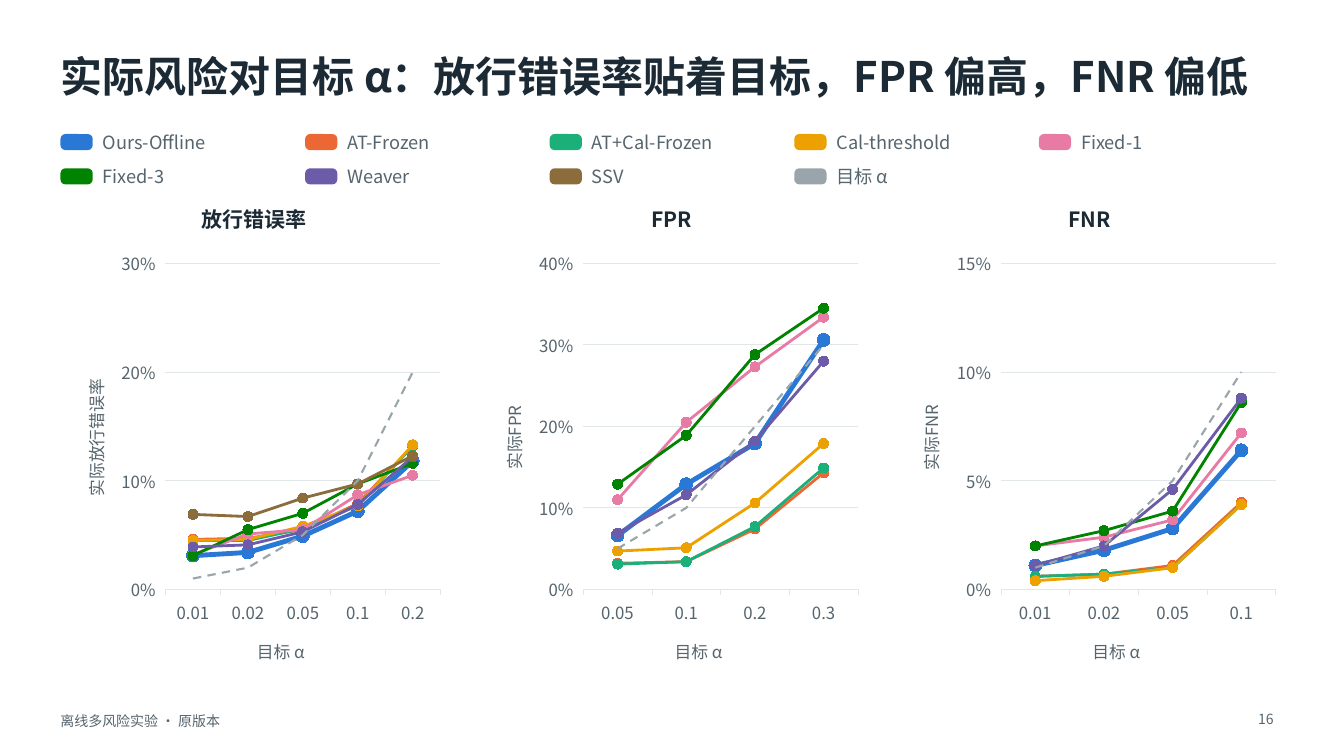
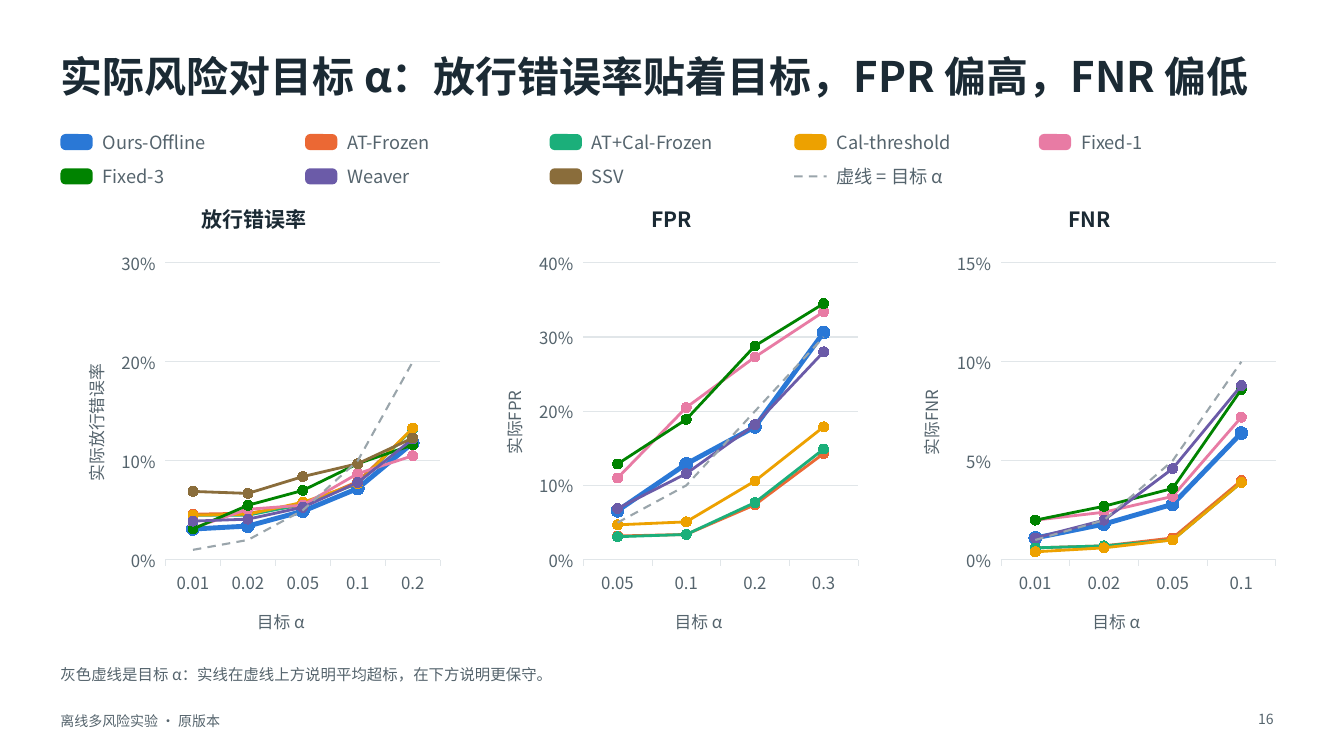
Before and after one commit to toz015/verification_generation_experiment, a slide deck: slide 16 of reports/offline_multirisk_20261116_calibrated/deck/离线多风险实验_原版本.pptx. Drawn at 1344x756 pixels with LibreOffice and Linux fonts; fonts in the diff are those of the drawing. Boxes give left, top, right and bottom in pixels: in the first picture for what was removed or moved away, otherwise in the second. Text is boxed around its words. In the diff, an @@ line names an element or a change of style, - is before the commit and + after.

```diff
--- a/reports/offline_multirisk_20261116_calibrated/deck/离线多风险实验_原版本.pptx
+++ b/reports/offline_multirisk_20261116_calibrated/deck/离线多风险实验_原版本.pptx
@@ rounded rectangle removed at <box>795,168,827,185</box> @@
@@ line added from (795, 176) to (827, 176), #9AA5AB 1.5 pt dashed @@
@@ text at <box>837,167,942,185</box>: text changed @@
-目标 α
+虚线 = 目标 α
@@ line chart: place and size @@
-line chart at <box>60,242,448,686</box>
+line chart at <box>60,242,448,655</box>
@@ line chart: place and size @@
-line chart at <box>478,242,865,686</box>
+line chart at <box>478,242,865,655</box>
@@ line chart: place and size @@
-line chart at <box>896,242,1284,686</box>
+line chart at <box>896,242,1284,655</box>
@@ text added at <box>60,667,552,682</box>, 11 pt, text #55646D @@
+灰色虚线是目标 α：实线在虚线上方说明平均超标，在下方说明更保守。
```
Also in this commit, not shown: 1 other slide changed, 1 other file.
